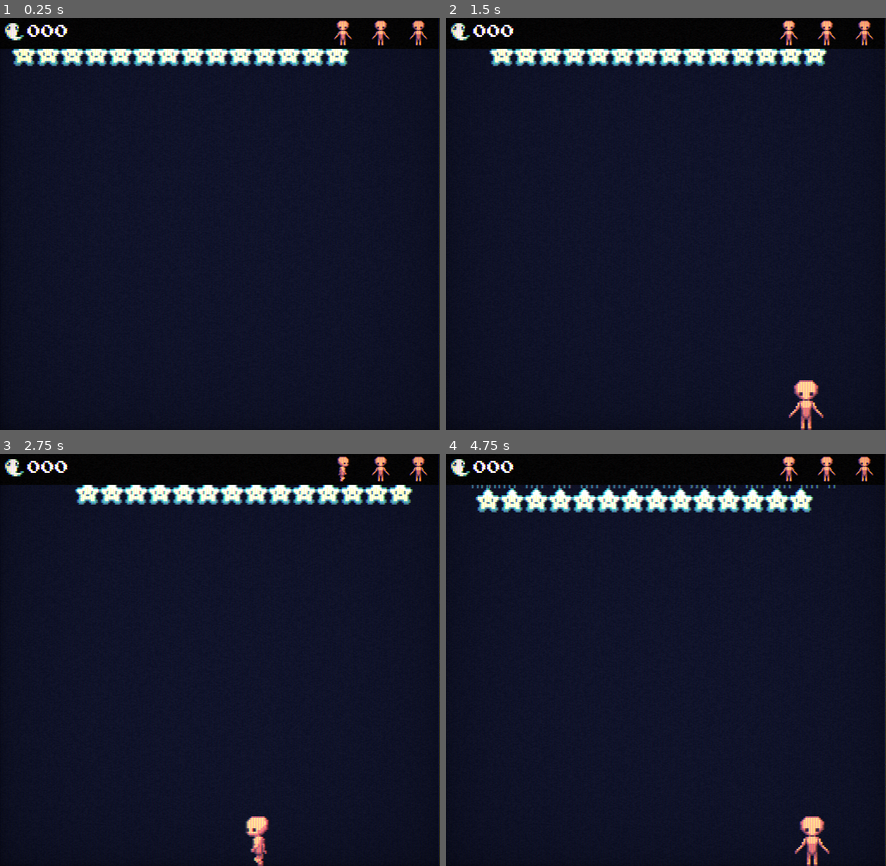
Above: before the commit, frames 1-4 (two rows, left to right).
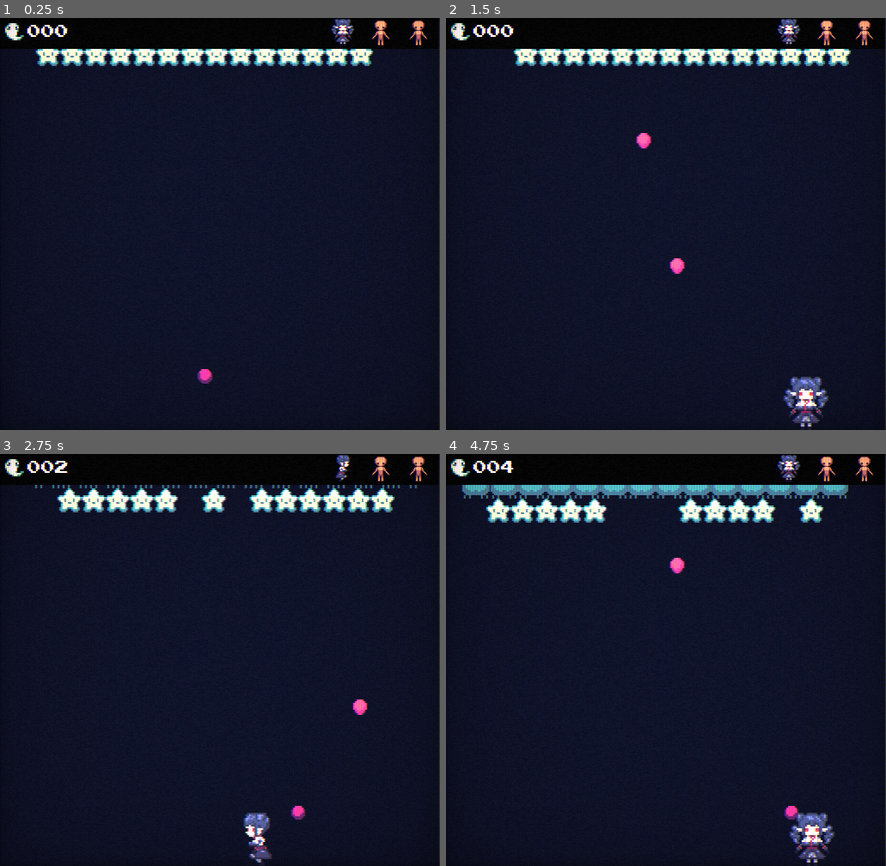
Above: after the commit, the same moments.

Repository: JCoMcL/pj10
Game: Godot game, scene res://main.tscn
The game is run twice, just before and just after one commit, with the same random seed, the same clock (stepped at 60 frames per second) and the same inputs.
Inputs (mouse positions are in pixels of both pictures, inside the frame that each line leads up to):
- Up to frame 1 (0.25 s): no input
- Up to frame 2 (1.5 s): move the mouse to (762, 203) at 0.52 s; hold D (right) 0.53-1.25 s; hold Space (fire) 0.53-1.25 s; click (762, 203) at 0.67 s; tap W (up) at 0.77 s; drag from (578, 244) to (644, 306) at 1.27 s
- Up to frame 3 (2.75 s): move the mouse to (264, 569) at 2.02 s; hold A (left) from 2.03 s (still down); hold Space (fire) from 2.03 s (still down)
- Up to frame 4 (4.75 s): release A (left) at 2.75 s; release Space (fire) at 2.75 s; drag from (644, 742) to (534, 598) at 2.77 s; move the mouse to (798, 721) at 3.52 s; hold D (right) 3.53-4.25 s; hold Space (fire) 3.53-4.25 s; tap W (up) at 3.77 s; drag from (534, 598) to (666, 676) at 4.27 s

The runs differ from the first frame. In frame 1, 0.7% of the frame differs, in the area x 2-85%, y 0-89%; in frame 2, 1.7%; in frame 3, 5.2%; in frame 4, 7.5%, in the area x 3-92%, y 0-100%.
Error before the commit: Parse Error: Static function "add_to_playfield()" not found in base "Game". (res://units/weapons/bullet.gd:8)

Commit message:
misc stuff

Diff:
--- a/game.gd
+++ b/game.gd
@@ -62,6 +62,16 @@
 		from = from.get_parent()
 	return from
 
+static func add_to_playfield(o: Node2D, from: Node2D):
+	var parent: Node2D
+	var game = get_game(from)
+	if game and game.new_entity_region:
+		parent = game.new_entity_region
+	else:
+		parent = from.get_parent()
+	from.add_child(o)
+	o.reparent(parent)
+
 func _ready():
 	if not current_player:
 		spawn_player(lives.get_life())
--- a/sound_effects.gd
+++ b/sound_effects.gd
@@ -20,8 +20,6 @@
 		_build_sfx_table()
 	if not sfx.has(effect_name):
 		return false
-
-	print("playing %s" % effect_name)
 	play()
 	get_stream_playback().play_stream(sfx[effect_name])
 	return true
--- a/space_invaders.tscn
+++ b/space_invaders.tscn
@@ -142,7 +142,7 @@
 script = ExtResource("11_150to")
 
 [node name="Formation" type="Node2D" parent="Scaling"]
-position = Vector2(3.5, 28)
+position = Vector2(17.5, 28)
 script = ExtResource("11_hgni5")
 rank = 8
 file = 14
--- a/ui/header.tscn
+++ b/ui/header.tscn
@@ -1,17 +1,19 @@
-[gd_scene load_steps=13 format=3 uid="uid://cepq07bhxard5"]
+[gd_scene load_steps=15 format=3 uid="uid://cepq07bhxard5"]
 
 [ext_resource type="Theme" uid="uid://bnc4gesw2cmsb" path="res://theme.tres" id="1_u4kgu"]
 [ext_resource type="Script" uid="uid://dyuxpo5xxanxv" path="res://ui/lives.gd" id="2_qlsvw"]
-[ext_resource type="Texture2D" uid="uid://poqg1d5e838j" path="res://graphics/dummy.png" id="3_epg14"]
+[ext_resource type="Texture2D" uid="uid://poqg1d5e838j" path="res://units/players/dummy.png" id="3_epg14"]
 [ext_resource type="Script" uid="uid://dgq6s68jarg5p" path="res://ui/life_container.gd" id="3_rdx01"]
+[ext_resource type="Texture2D" uid="uid://cks4j15y8ely7" path="res://units/players/dizzy.png" id="3_u4kgu"]
 [ext_resource type="Script" uid="uid://uwfp0rlcq3cy" path="res://tools/handy_atlas.gd" id="4_pqr3k"]
-[ext_resource type="PackedScene" uid="uid://do4kgcgelx4o2" path="res://units/player_character.tscn" id="6_u4kgu"]
+[ext_resource type="PackedScene" uid="uid://dgyeqcyecu50c" path="res://units/players/dizzy.tscn" id="6_qlsvw"]
+[ext_resource type="PackedScene" uid="uid://do4kgcgelx4o2" path="res://units/players/player_character.tscn" id="6_u4kgu"]
 [ext_resource type="Texture2D" uid="uid://ds0gta24h6pt2" path="res://ui/ghost.png" id="9_7nbam"]
 [ext_resource type="Script" uid="uid://dqawa48auhxc5" path="res://ui/points_label.gd" id="10_ngtl8"]
 
-[sub_resource type="AtlasTexture" id="AtlasTexture_epg14"]
+[sub_resource type="AtlasTexture" id="AtlasTexture_rrb17"]
 resource_local_to_scene = true
-atlas = ExtResource("3_epg14")
+atlas = ExtResource("3_u4kgu")
 region = Rect2(0, 0, 32, 32)
 script = ExtResource("4_pqr3k")
 metadata/_custom_type_script = "uid://uwfp0rlcq3cy"
@@ -58,9 +60,9 @@
 size_flags_horizontal = 2
 size_flags_vertical = 0
 mouse_filter = 0
-texture = SubResource("AtlasTexture_epg14")
+texture = SubResource("AtlasTexture_rrb17")
 script = ExtResource("3_rdx01")
-life_scene = ExtResource("6_u4kgu")
+life_scene = ExtResource("6_qlsvw")
 metadata/_custom_type_script = "uid://dgq6s68jarg5p"
 
 [node name="LifeContainer2" type="TextureRect" parent="Lives"]
--- a/ui/lives.gd
+++ b/ui/lives.gd
@@ -17,6 +17,8 @@
 			c.setup_life()
 		size.x += c.size.x
 		size.y = max(size.y, c.size.y)
+	position.x = get_parent().size.x - size.x
+	position.y = 0
 
 func get_life() -> Unit:
 	for c in get_children():
--- a/units/behaviours/oscillate.gd
+++ b/units/behaviours/oscillate.gd
@@ -1,15 +1,25 @@
 class_name Oscillate
 extends Behaviour
 
-@export_range(0.01, 10) var frequency = 1.0
-@export var amplitude = 1
+@export_range(0.01, 10) var x_frequency = 1.0
+@export_range(0.01, 10) var y_frequency = 0.4
+@export var amplitude = Vector2.ONE
+@export_range(0, 0.9) var frequency_spread = 0.1
 const time_factor = TAU / 1000
-var time_offset: float
+var time_offset: Vector2
+var frequency_factor: Vector2
+
+func spread():
+	return randf_range(1-frequency_spread, 1+frequency_spread)
 
 func _initialize(u: Unit):
 	super(u)
-	time_offset = randf() * TAU
+	time_offset = Vector2(randf() * TAU, randf() * TAU)
+	frequency_factor = Vector2(spread(), spread())
 
 func _process(u: Unit, delta: float):
 	super(u, delta)
-	u.position.x += sin((Time.get_ticks_msec() * time_factor + time_offset) * frequency) * amplitude * delta * frequency
+	u.position += Vector2(
+		sin((Time.get_ticks_msec() * time_factor + time_offset.x) * x_frequency * frequency_factor.x) * x_frequency,
+		sin((Time.get_ticks_msec() * time_factor + time_offset.y) * y_frequency * frequency_factor.y) * y_frequency
+	) * amplitude * delta
--- a/units/players/dizzy.tscn
+++ b/units/players/dizzy.tscn
@@ -26,6 +26,7 @@
 shape = SubResource("RectangleShape2D_ko4n6")
 
 [node name="Shoota" parent="." index="2"]
+position = Vector2(-9, -15)
 script = ExtResource("4_0nkv5")
 ammo = ExtResource("5_1jacx")
 ammo_count = 2
--- a/units/weapons/_bullet.tscn
+++ b/units/weapons/_bullet.tscn
@@ -32,9 +32,6 @@
 collision_mask = 17
 script = ExtResource("1_s1sts")
 behaviours = Array[ExtResource("2_jqm6u")]([SubResource("Resource_h0pa3"), SubResource("Resource_6ol1o")])
-health = null
-auto_free = null
-points_worth = null
 expire_outside_play_area = true
 
 [node name="Sprite2D" type="Sprite2D" parent="."]
--- a/units/weapons/orb.tscn
+++ b/units/weapons/orb.tscn
@@ -17,11 +17,13 @@
 play_area_bounded = false
 metadata/_custom_type_script = "uid://32qn5elehj72"
 
-[sub_resource type="Resource" id="Resource_46kd7"]
+[sub_resource type="Resource" id="Resource_pcxav"]
 resource_local_to_scene = true
 script = ExtResource("6_46kd7")
-frequency = 0.642
-amplitude = 30
+x_frequency = 0.6
+y_frequency = 0.4
+amplitude = Vector2(20.615, 6.015)
+frequency_spread = 0.218
 play_area_bounded = false
 metadata/_custom_type_script = "uid://dkywtcocw0jaa"
 
@@ -44,10 +46,7 @@
 
 [node name="Orb" instance=ExtResource("1_mi1cs")]
 script = ExtResource("2_qbe4m")
-behaviours = Array[ExtResource("3_35w50")]([SubResource("Resource_6ol1o"), SubResource("Resource_46kd7"), SubResource("Resource_lypa5"), SubResource("Resource_y2yfs")])
-health = 0
-auto_free = true
-points_worth = 0
+behaviours = Array[ExtResource("3_35w50")]([SubResource("Resource_6ol1o"), SubResource("Resource_pcxav"), SubResource("Resource_lypa5"), SubResource("Resource_y2yfs")])
 
 [node name="Sprite2D" parent="." index="0"]
 texture = SubResource("AtlasTexture_qbe4m")
Not shown: 5 places in space_invaders.tscn that only renumber resources
